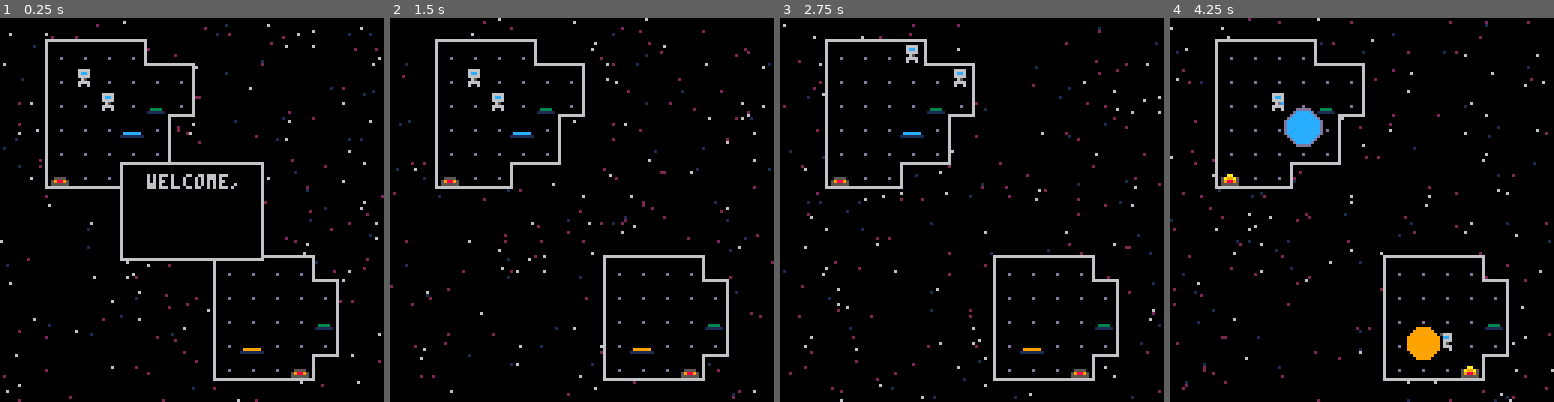
Above: before the commit, frames 1-4 (left to right).
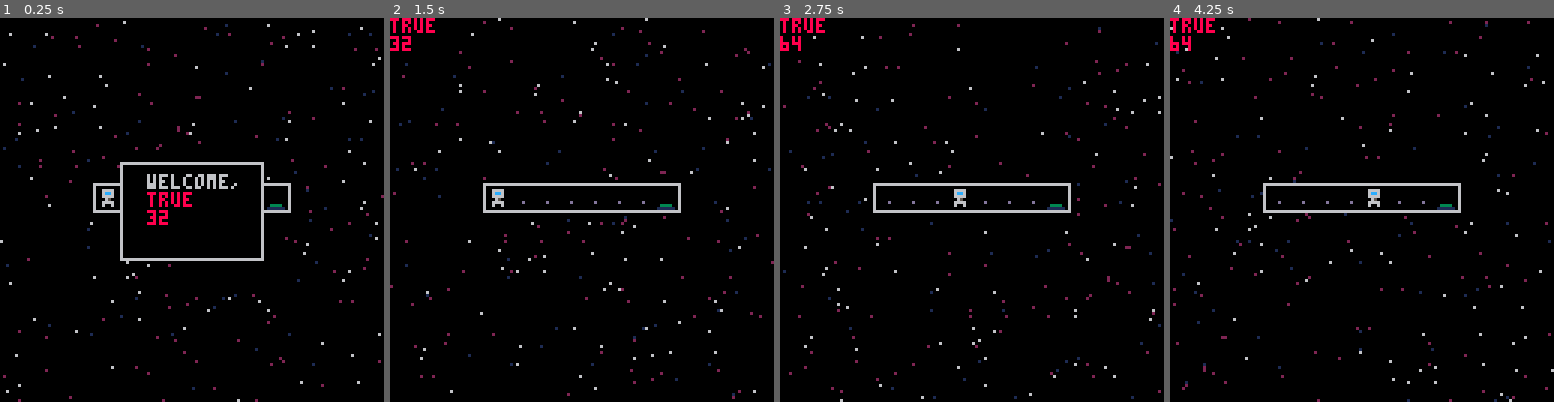
Above: after the commit, the same moments.

Repository: camerondugan/Pico8-Cartridges
Game: PICO-8 cartridge mygames/space.p8
Two runs of this game, one before a commit and one after it. Both use one fixed random seed, a clock stepped at 60 frames per second and the inputs below.
Inputs:
- Up to frame 1 (0.25 s): no input
- Up to frame 2 (1.5 s): tap X (X key) at 0.33, 1.07 s
- Up to frame 3 (2.75 s): hold Right 1.6-2.1 s; tap X (X key) at 1.85 s; hold Up 2.15-2.42 s; hold Right from 2.47 s (still down)
- Up to frame 4 (4.25 s): tap X (X key) at 2.97, 4.08 s; release Right at 3.03 s; hold Left 3.08-3.58 s; hold Down 3.63-3.97 s; hold Right from 4.02 s (still down)

The runs differ from the first frame. In frame 1, 4.0% of the frame differs, in the area x 11-89%, y 5-95%; in frame 2, 5.0%; in frame 3, 4.9%; in frame 4, 6.1%, in the area x 0-89%, y 0-95%.

Commit message:
level loading kind of works

Diff:
--- a/mygames/space.p8
+++ b/mygames/space.p8
@@ -39,7 +39,7 @@
 	palt(14,true)
 
 	init_tiles()
-	click_txt({"welcome,","please be wary","teleporting is dangerous"})
+	play_welcome_txt()
 	jp=false
 end
 
@@ -76,6 +76,9 @@
 		get_input()
 		update_player()
 		update_tiles()
+		for p in all(players) do
+			add(d,p.x)
+		end
 	end
 end
 
@@ -104,12 +107,24 @@
 end
 
 function init_tiles()
-	for i=0,15 do
-		for k=0,15 do
+	for i=0+mx,15+mx do
+		for k=0+my,15+my do
 			set_player_start(i,k)
 			set_tiles(i,k)
 		end
 	end
+end
+
+function play_welcome_txt()
+		click_txt({"welcome,","please be wary","teleporting is dangerous"})
+end
+
+function load_next_lvl()
+	add(d,"level complete")
+	mx+=16
+	players={}
+	tiles={}
+	init_tiles()
 end
 
 
@@ -228,10 +243,10 @@
 	local d=mget(i,k)
 	if (d>=1 and d<=8) then
 		mset(i,k,9)
-		add(players,new_player(i*8,k*8,d-1))
+		add(players,new_player((i-mx)*8,(k-my)*8,d-1))
 	else if (d>=17 and d<=24) then
 		mset(i,k,9)
-		add(players,new_player(i*8,k*8,d-17))
+		add(players,new_player((i-mx)*8,(k-my)*8,d-17))
 	end
 	end
 end
@@ -254,6 +269,7 @@
 function update_player()
 	for p in all(players) do
 		portal_fx(p.x,p.y,12,p)
+		add(d,p.can_move)
 	end
 	combine_players()
 	p_movement()
@@ -388,12 +404,13 @@
 			b=b and tb
 		end
 	end
-	if (b and c>0) add(d,"level complete")
+	--if all lvl btns pressed
+	if (b and c>0) load_next_lvl()
 end
 
 function d_tiles()
 	for t in all(tiles) do
-		spr(t.s,t.x,t.y)
+		spr(t.s,t.x-mx*8,t.y-my*8)
 	end
 end
 
@@ -469,8 +486,8 @@
 		end,
 		is_pressed=function(self)
 			for p in all(players) do
-				if (p.x == self.x and
-								p.y == self.y) then
+				if (p.x == self.x-8*mx and
+								p.y == self.y-8*my) then
 					return true
 				end
 			end
@@ -628,7 +645,7 @@
 
 --get sprite in front of player
 function gsifo(p,dx,dy)
-	return mget(p.x/8+dx,p.y/8+dy)
+	return mget(mx+p.x/8+dx,my+p.y/8+dy)
 end
 
 --boundary detection
@@ -637,10 +654,10 @@
 	local b=false --for bounds
 	local c=8
 	local x,y = p.x+dx,p.y+dy
-	if c*mx<=x and c*mx+128>x then
+	if c<=x and c+128>x then
 		a=true
 	end
-	if c*my<=y and c*my+128>y then
+	if c<=y and c+128>y then
 		b=true
 	end
 	return a and b
@@ -859,108 +876,62 @@
 
 
 
-…(48 lines of a section not shown)…
 __gff__
 0000000000000000000001010101000000000000000000000001010101000000020000000000000000010100000000000000000000000000000000000000000000000000000000000000000000000000000000000000000000000000000000000000000000000000000000000000000000000000000000000000000000000000
 0000000000000000000000000000000000000000000000000000000000000000000000000000000000000000000000000000000000000000000000000000000000000000000000000000000000000000000000000000000000000000000000000000000000000000000000000000000000000000000000000000000000000000
 __map__
-10190a0a0a0a1a10101010101010101010101010101010101010101010101010101010101010100000000000000000000000000000000000000000000000000000000000000000000000000000000000000000000000000000000000000000000000000000000000000000000000000000000000000000000000000000000000
-100d090909091c0a1a1010101010101010101010101010101010101010101010101010101010100000000000000000000000000000000000000000000000000000000000000000000000000000000000000000000000000000000000000000000000000000000000000000000000000000000000000000000000000000000000
-100d0901090909090b1010101010101010101010101010101010101010101010101010101010100000000000000000000000000000000000000000000000000000000000000000000000000000000000000000000000000000000000000000000000000000000000000000000000000000000000000000000000000000000000
-100d090901092b090b1010101010101010101010101010101010101010101010101010101010100000000000000000000000000000000000000000000000000000000000000000000000000000000000000000000000000000000000000000000000000000000000000000000000000000000000000000000000000000000000
-100d09090921091b2a1010101010101010101010101010101010101010101010101010101010100000000000000000000000000000000000000000000000000000000000000000000000000000000000000000000000000000000000000000000000000000000000000000000000000000000000000000000000000000000000
-100d09090909090b101010101010101010101010101010101010101010101010101010101010100000000000000000000000000000000000000000000000000000000000000000000000000000000000000000000000000000000000000000000000000000000000000000000000000000000000000000000000000000000000
-100d2709091b0c2a101010101010101010101010101010101010101010101010101010101010100000000000000000000000000000000000000000000000000000000000000000000000000000000000000000000000000000000000000000000000000000000000000000000000000000000000000000000000000000000000
-10290c0c0c2a1010101010101010101010101010101010101010101010101010101010101010100000000000000000000000000000000000000000000000000000000000000000000000000000000000000000000000000000000000000000000000000000000000000000000000000000000000000000000000000000000000
-1010101010101010101010101010101010101010101010101010101010101010101010101010100000000000000000000000000000000000000000000000000000000000000000000000000000000000000000000000000000000000000000000000000000000000000000000000000000000000000000000000000000000000
-1010101010101010190a0a0a0a1a101010101010101010101010101010101010101010101010100000000000000000000000000000000000000000000000000000000000000000000000000000000000000000000000000000000000000000000000000000000000000000000000000000000000000000000000000000000000
-10101010101010100d090909091c1a1010101010101010101010101010101010101010101010100000000000000000000000000000000000000000000000000000000000000000000000000000000000000000000000000000000000000000000000000000000000000000000000000000000000000000000000000000000000
-10101010101010100d09090909090b1010101010101010101010101010101010101010101010100000000000000000000000000000000000000000000000000000000000000000000000000000000000000000000000000000000000000000000000000000000000000000000000000000000000000000000000000000000000
-10101010101010100d090909092b0b1010101010101010101010101010101010101010101010100000000000000000000000000000000000000000000000000000000000000000000000000000000000000000000000000000000000000000000000000000000000000000000000000000000000000000000000000000000000
-10101010101010100d09200909090b1010101010101010101010101010101010101010101010100000000000000000000000000000000000000000000000000000000000000000000000000000000000000000000000000000000000000000000000000000000000000000000000000000000000000000000000000000000000
-10101010101010100d090909271b2a1010101010101010101010101010101010101010101010100000000000000000000000000000000000000000000000000000000000000000000000000000000000000000000000000000000000000000000000000000000000000000000000000000000000000000000000000000000000
-1010101010101010290c0c0c0c2a101010101010101010101010101010101010101010101010100000000000000000000000000000000000000000000000000000000000000000000000000000000000000000000000000000000000000000000000000000000000000000000000000000000000000000000000000000000000
-1010101010101010101010101010101010101010101010101010101010101010101010101010100000000000000000000000000000000000000000000000000000000000000000000000000000000000000000000000000000000000000000000000000000000000000000000000000000000000000000000000000000000000
-1010101010101010101010101010101010101010101010101010101010101010101010101010100000000000000000000000000000000000000000000000000000000000000000000000000000000000000000000000000000000000000000000000000000000000000000000000000000000000000000000000000000000000
-1010101010101010101010101010101010101010101010101010101010101010101010101010100000000000000000000000000000000000000000000000000000000000000000000000000000000000000000000000000000000000000000000000000000000000000000000000000000000000000000000000000000000000
-…(34 lines of a section not shown)…
+1010101010101010101010101010101010101010101010101010101010101010101010101010100000000000000000000000000000000000000000000000000000000000000000000000000000000000000000000000000000000000000000000000000000000000000000000000000000000000000000000000000000000000
+1010101010101010101010101010101010101010101010101010101010101010101010101010100000000000000000000000000000000000000000000000000000000000000000000000000000000000000000000000000000000000000000000000000000000000000000000000000000000000000000000000000000000000
+1010101010101010101010101010101010101010101010101010101010101010101010101010100000000000000000000000000000000000000000000000000000000000000000000000000000000000000000000000000000000000000000000000000000000000000000000000000000000000000000000000000000000000
+1010101010101010101010101010101010101010101010101010101010101010101010101010100000000000000000000000000000000000000000000000000000000000000000000000000000000000000000000000000000000000000000000000000000000000000000000000000000000000000000000000000000000000
+1010101010101010101010101010101010101010101010101010101010101010101010101010100000000000000000000000000000000000000000000000000000000000000000000000000000000000000000000000000000000000000000000000000000000000000000000000000000000000000000000000000000000000
+1010101010101010101010101010101010101010101010101010101010101010101010101010100000000000000000000000000000000000000000000000000000000000000000000000000000000000000000000000000000000000000000000000000000000000000000000000000000000000000000000000000000000000
+101010190a0a0a0a0a0a0a0a1a1010101010101010190a0a0a0a0a0a1a101010101010101010100000000000000000000000000000000000000000000000000000000000000000000000000000000000000000000000000000000000000000000000000000000000000000000000000000000000000000000000000000000000
+1010100d010909090909092b0b10101010101010100d0109090909090b101010101010101010100000000000000000000000000000000000000000000000000000000000000000000000000000000000000000000000000000000000000000000000000000000000000000000000000000000000000000000000000000000000
+101010290c0c0c0c0c0c0c0c2a10101010101010100d0909090909090b101010101010101010100000000000000000000000000000000000000000000000000000000000000000000000000000000000000000000000000000000000000000000000000000000000000000000000000000000000000000000000000000000000
+1010101010101010101010101010101010101010100d090909092b090b101010101010101010100000000000000000000000000000000000000000000000000000000000000000000000000000000000000000000000000000000000000000000000000000000000000000000000000000000000000000000000000000000000
+101010101010101010101010101010101010101010290c0c0c0c0c0c2a101010101010101010100000000000000000000000000000000000000000000000000000000000000000000000000000000000000000000000000000000000000000000000000000000000000000000000000000000000000000000000000000000000
+1010101010101010101010101010101010101010101010101010101010101010101010101010100000000000000000000000000000000000000000000000000000000000000000000000000000000000000000000000000000000000000000000000000000000000000000000000000000000000000000000000000000000000
+1010101010101010101010101010101010101010101010101010101010101010101010101010100000000000000000000000000000000000000000000000000000000000000000000000000000000000000000000000000000000000000000000000000000000000000000000000000000000000000000000000000000000000
+1010101010101010101010101010101010101010101010101010101010101010101010101010100000000000000000000000000000000000000000000000000000000000000000000000000000000000000000000000000000000000000000000000000000000000000000000000000000000000000000000000000000000000
+1010101010101010101010101010101010101010101010101010101010101010101010101010100000000000000000000000000000000000000000000000000000000000000000000000000000000000000000000000000000000000000000000000000000000000000000000000000000000000000000000000000000000000
+1010101010101010101010101010101010101010101010101010101010101010101010101010100000000000000000000000000000000000000000000000000000000000000000000000000000000000000000000000000000000000000000000000000000000000000000000000000000000000000000000000000000000000
+1010101010101010101010101010101010101010101010101010101010101010101010101010100000000000000000000000000000000000000000000000000000000000000000000000000000000000000000000000000000000000000000000000000000000000000000000000000000000000000000000000000000000000
+1010101010101010101010101010101010101010101010101010101010101010101010101010100000000000000000000000000000000000000000000000000000000000000000000000000000000000000000000000000000000000000000000000000000000000000000000000000000000000000000000000000000000000
+1010101010101010101010101010101010101010101010101010101010101010101010101010100000000000000000000000000000000000000000000000000000000000000000000000000000000000000000000000000000000000000000000000000000000000000000000000000000000000000000000000000000000000
+…(36 lines of a section not shown)…
Not shown, changed: 112 lines of the sprite sheet (__gfx__) section of mygames/space.p8
Not shown, changed: the music (__music__) section of mygames/space.p8
Not shown, changed: the sound effects (__sfx__) section of mygames/space.p8
